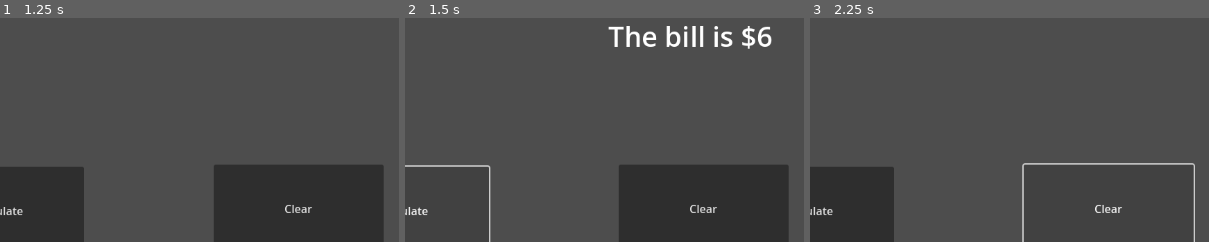
Above: before the commit, frames 1-3 (left to right).
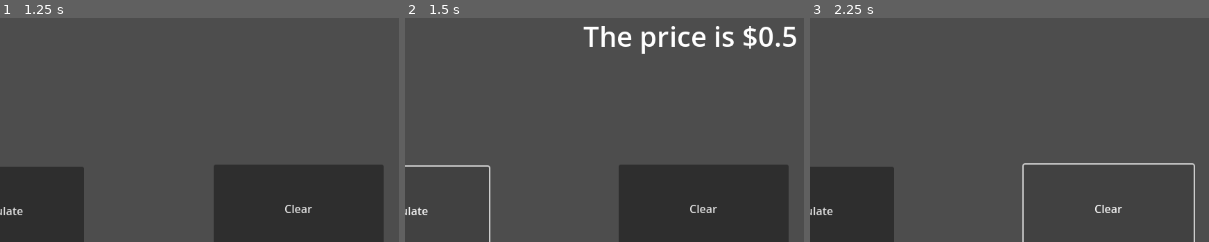
Above: after the commit, the same moments.

Repository: Tait-Sherfinski/Game-Design-I
Game: Godot game, scene res://lp_4_3.tscn
Same seed, same stepped clock (60 frames per second), same inputs: the game is played once before the commit and once after it. This scene is started directly instead of the project's main scene.
Inputs (mouse positions are % of the whole screen's width and height, from its top left):
- Up to frame 1 (1.25 s): click (70, 13) at 0.52 s; type "12" at 0.6 s
- Up to frame 2 (1.5 s): click "Calculate" at 1.25 s
- Up to frame 3 (2.25 s): click "Clear" at 2 s
The pictures show only the part of the screen within x 11-61%, y 47-97%; the shares and areas given below are measured in that part.

Frame 1 is identical in both runs. In frame 2, 2.3% of the frame differs, in the area x 44-98%, y 3-17%; in frame 3, nothing differs.

Commit message:
update 9/22

Diff:
--- a/LP4-3.gd
+++ b/LP4-3.gd
@@ -15,18 +15,21 @@
 	var eggs = int($txtEggs.text)
 	var price = 0.0
 	var cost = 0.0
-	if eggs < 48:
-		price = 0.50
+	var dozens = floor(eggs / 12)
+	var extrap = eggs % 12
+
+	if eggs > 0 and eggs < 48:
+		price = 0.50 * dozens
 	elif eggs >= 48 and eggs < 72:
-		price = 0.45
+		price = 0.45 * dozens
 	elif eggs >= 72 and eggs < 132:
-		price = 0.40
+		price = 0.40 * dozens
 	elif eggs >= 132:
-		price = 0.35
-		return
+		price = 0.35 * dozens
 
-	cost = price * eggs
-	$Label2.text = "The bill is $" + str(cost)
+	cost = price
+
+	$Label2.text = "The price is $" + str(price)
 
 
 func _on_button_2_pressed():
